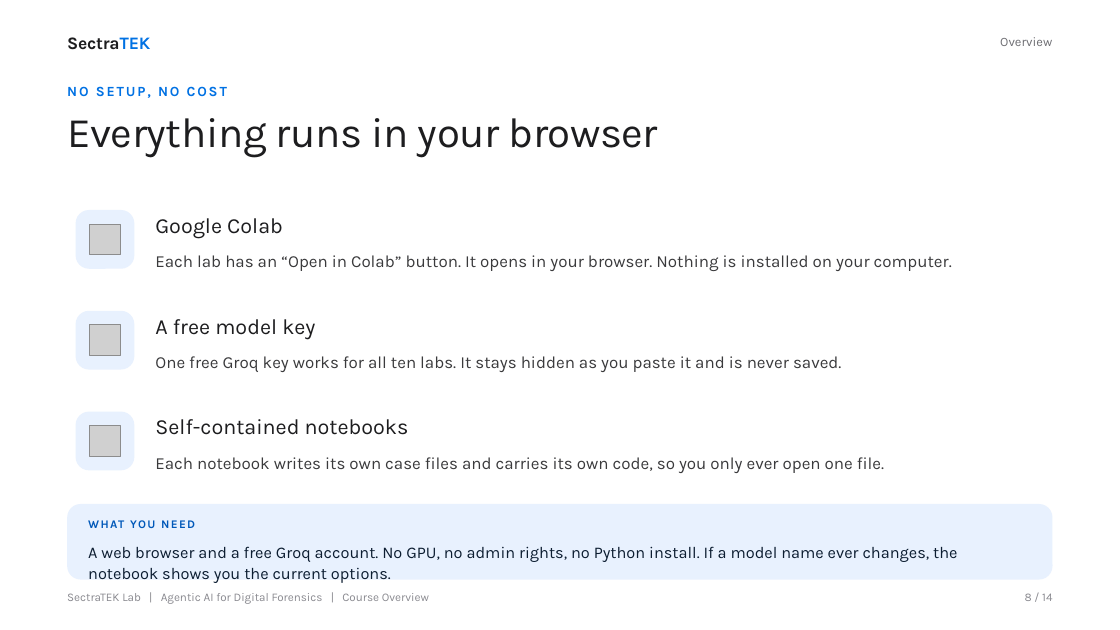
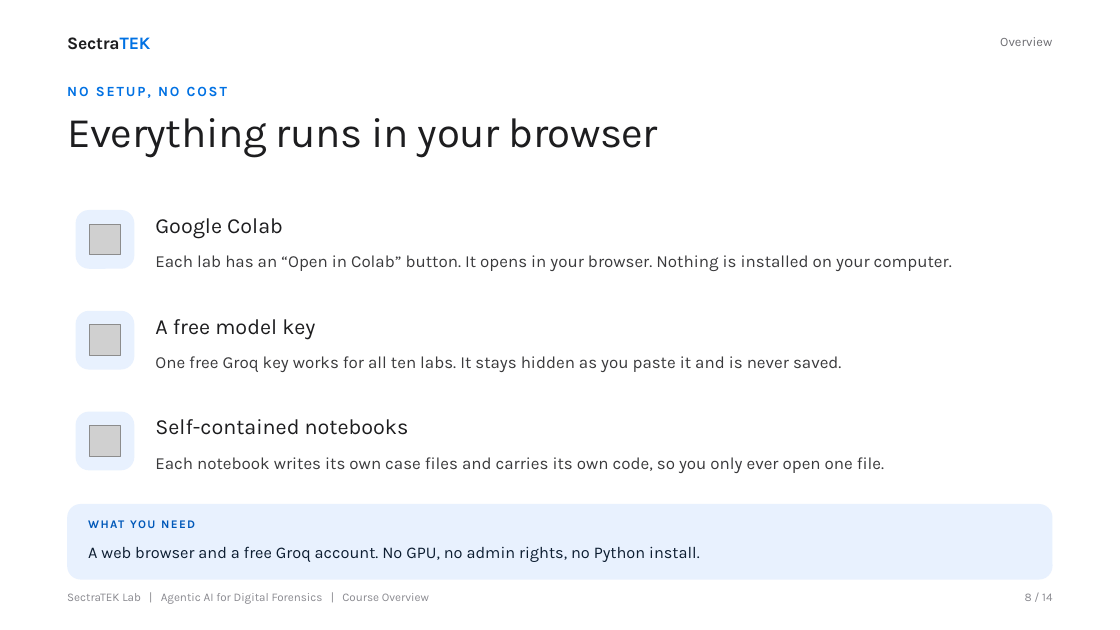
Before and after one commit to danjethh/sectratek-AI-Lab, a slide deck: slide 8 of course_overview/SectraTEK_Course_Overview.pptx. Drawn at 1120x630 pixels with LibreOffice and Linux fonts; fonts in the diff are those of the drawing; grey boxes stand for pictures. Boxes give left, top, right and bottom in pixels: in the first picture for what was removed or moved away, otherwise in the second. Text is boxed around its words. In the diff, an @@ line names an element or a change of style, - is before the commit and + after.

```diff
--- a/course_overview/SectraTEK_Course_Overview.pptx
+++ b/course_overview/SectraTEK_Course_Overview.pptx
@@ text at <box>88,546,700,562</box>: text changed @@
-A web browser and a free Groq account. No GPU, no admin rights, no Python install. If a model name ever changes, the notebook shows you the current options.
+A web browser and a free Groq account. No GPU, no admin rights, no Python install.
```
Also in this commit, not shown: 15 other files.
